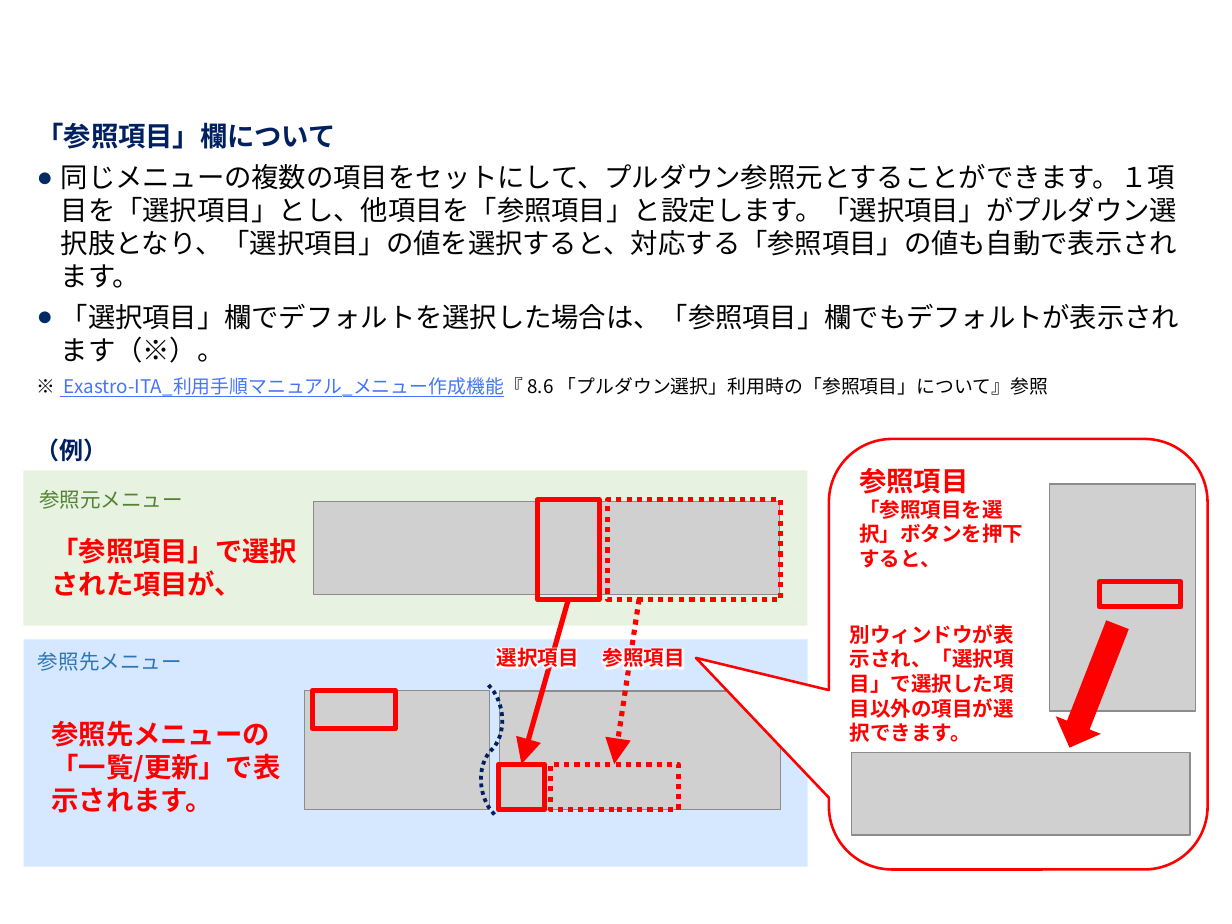
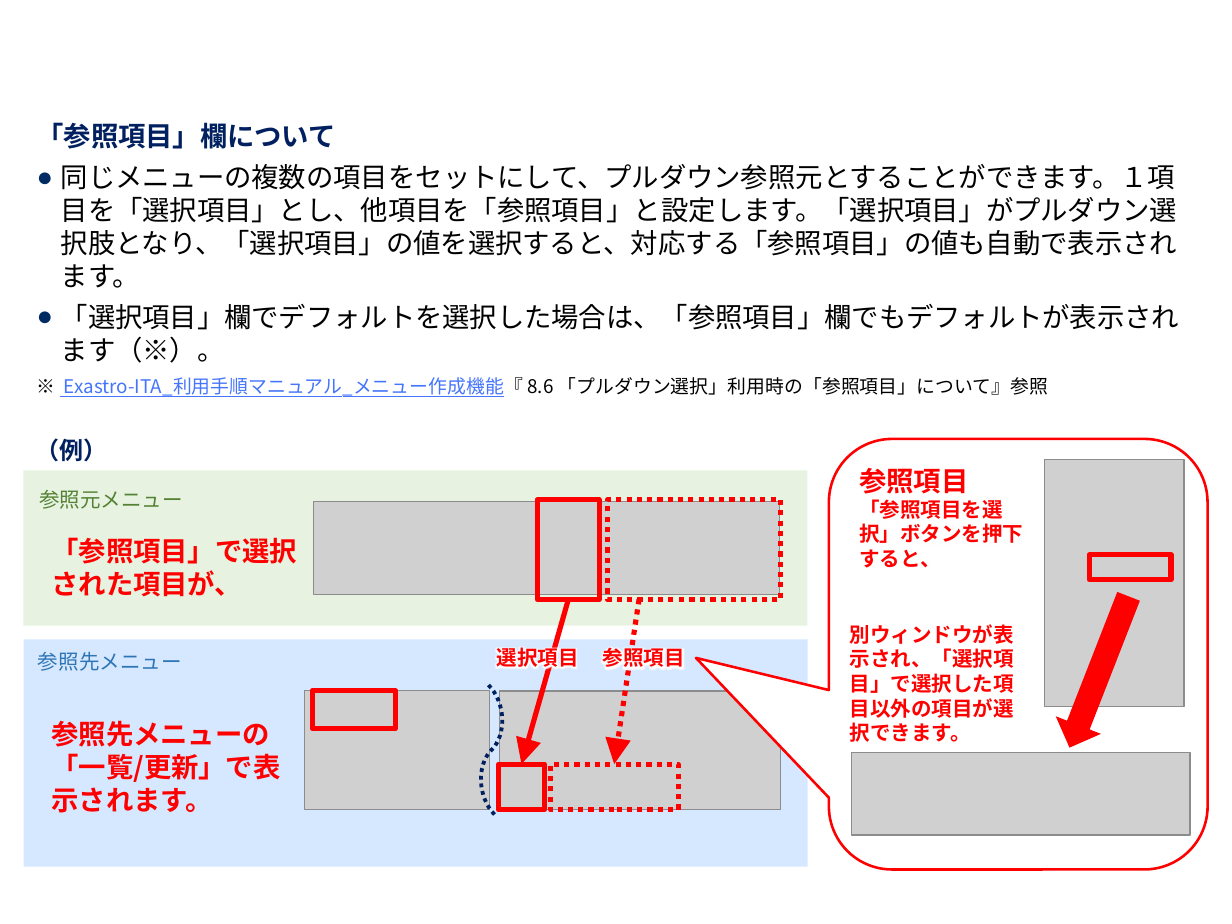
Before and after one commit to exastro-suite/it-automation-docs, a slide deck: slide 42 of asset/Learn_ja/ITA-hg-ps_classroom_lecture_ja.pptx. Drawn at 1232x924 pixels with LibreOffice and Linux fonts; fonts in the diff are those of the drawing; grey boxes stand for pictures; background and template pictures are left out. Boxes give left, top, right and bottom in pixels: in the first picture for what was removed or moved away, otherwise in the second. Text is boxed around its words. In the diff, an @@ line names an element or a change of style, - is before the commit and + after.

```diff
--- a/asset/Learn_ja/ITA-hg-ps_classroom_lecture_ja.pptx
+++ b/asset/Learn_ja/ITA-hg-ps_classroom_lecture_ja.pptx
@@ picture resized from (x1=1050, y1=484, x2=1195, y2=711) to (x1=1045, y1=460, x2=1184, y2=707) @@
@@ rectangle moved from (x1=1099, y1=582, x2=1180, y2=606) to (x1=1089, y1=554, x2=1170, y2=579) @@
@@ right arrow resized from (x1=1047, y1=615, x2=1140, y2=756) to (x1=1047, y1=588, x2=1151, y2=757) @@
```
Also in this commit, not shown: 15 other slides changed, 2 slides added, 1 slide removed, 1 other file.
